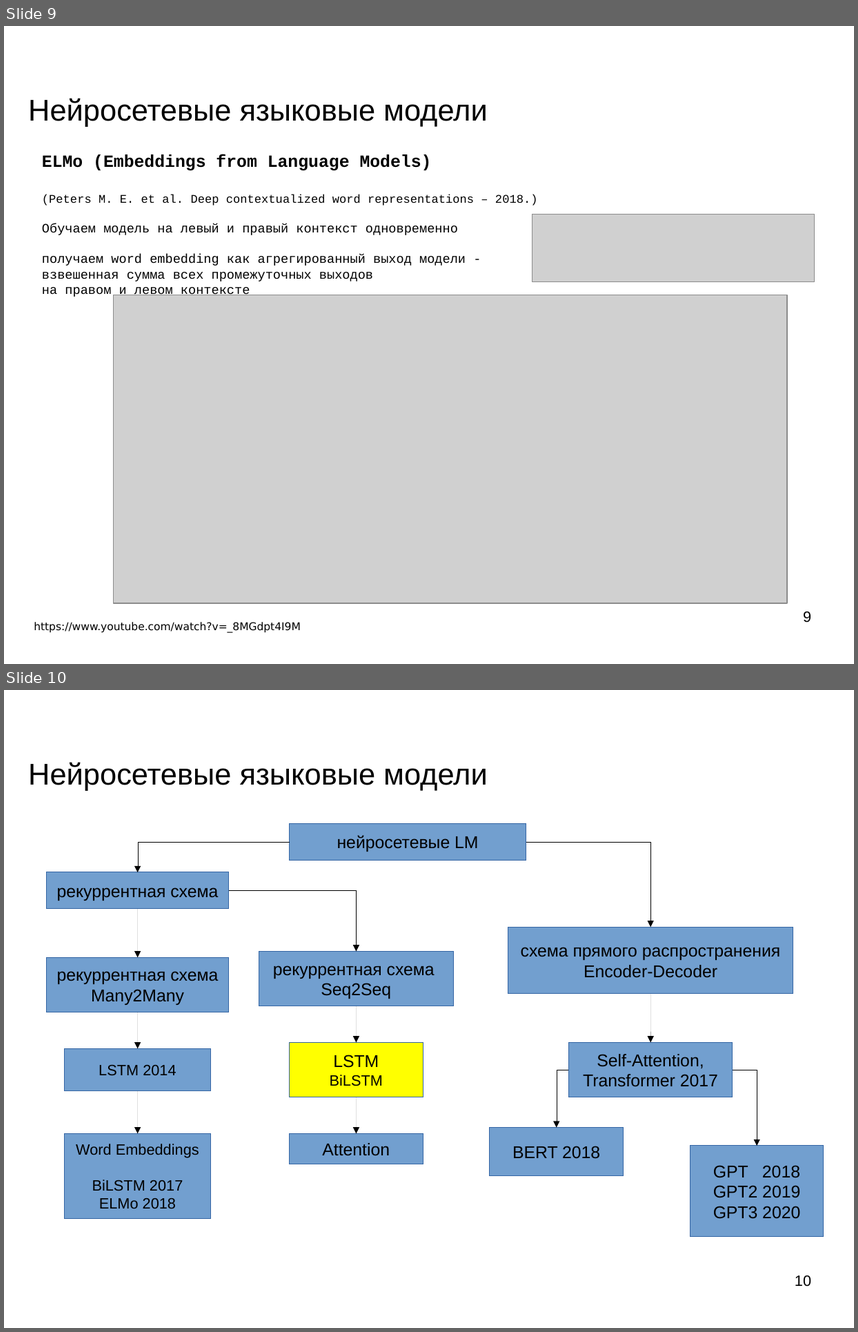
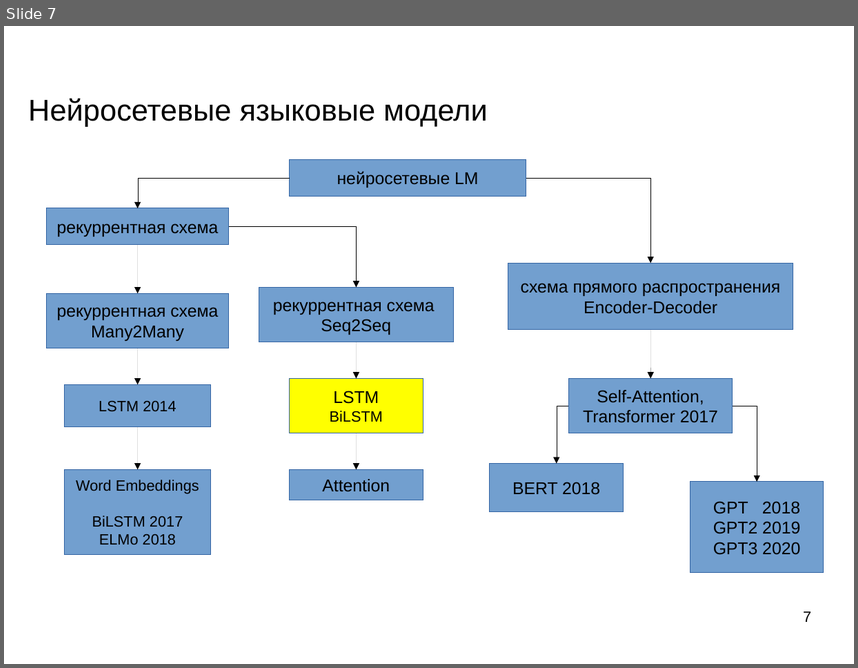
Before and after one commit to mechanoid5/ml_nlp_2024_I, a slide deck: 07-lang-model-rnn.odp. Shown one above the other, each under a label of ours: slides 9 and 10 before the commit, slide 7 after it. The pictures are 858x1332 and 858x668 pixels, drawn with LibreOffice and Linux fonts; fonts in the diff are those of the drawing; grey boxes stand for pictures; background and template pictures are left out. Boxes give left, top, right and bottom in pixels: in the first picture for what was removed or moved away, otherwise in the second. Text is boxed around its words. In the diff, an @@ line names an element or a change of style, - is before the commit and + after.

```diff
--- a/07-lang-model-rnn.odp
+++ b/07-lang-model-rnn.odp
@@ slide 9 removed at bbox=[4, 26, 854, 664], background picture (left out) @@
@@ title removed at bbox=[28, 98, 488, 127] @@
-Нейросетевые языковые модели
@@ text removed at bbox=[42, 154, 538, 296] @@
-ELMo (Embeddings from Language Models)
-(Peters M. E. et al. Deep contextualized word representations – 2018.)
-Обучаем модель на левый и правый контекст одновременно
-получаем word embedding как агрегированный выход модели -
-взвешенная сумма всех промежуточных выходов
-на правом и левом контексте
@@ picture removed at bbox=[533, 214, 815, 281] @@
@@ picture removed at bbox=[114, 294, 788, 603] @@
@@ text removed at bbox=[34, 621, 301, 633] @@
-https://www.youtube.com/watch?v=_8MGdpt4I9M
@@ page number removed at bbox=[803, 611, 811, 622] @@
-9
@@ what was slide 10 is now slide 7 @@
@@ page number at bbox=[803, 611, 811, 621]: text changed @@
-10
+7
```
Also in this commit, not shown: 2 other slides removed, 1 other file.
